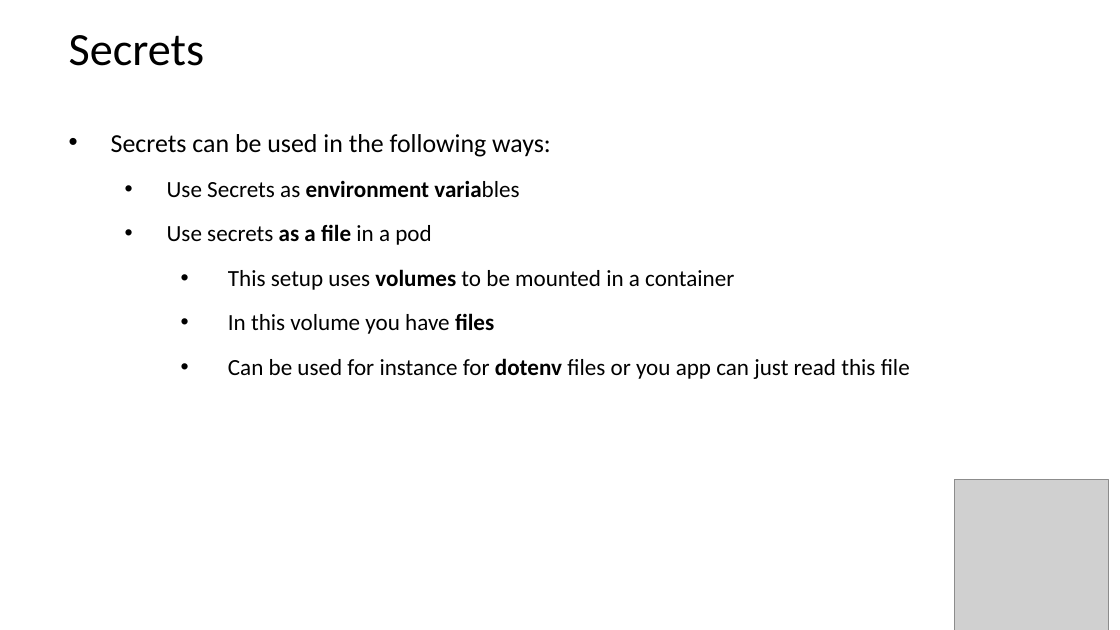
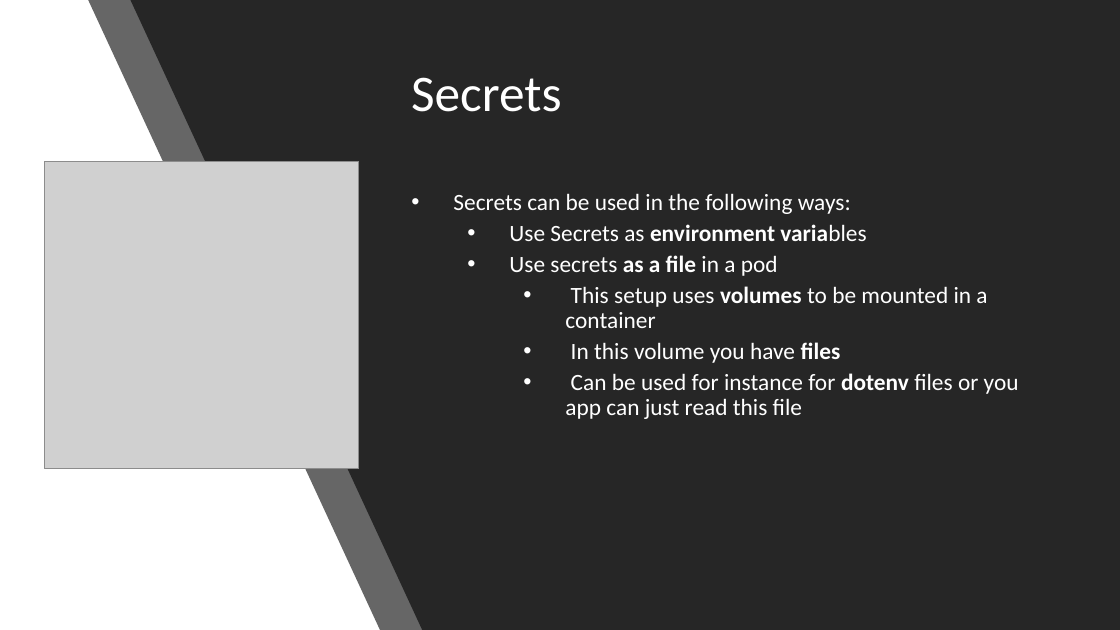
Before and after one commit to MohanRamadoss/kubernetes, a slide deck: slide 2 of 12-Secrets/Secrets.pptx. Drawn at 1120x630 pixels with LibreOffice and Linux fonts; fonts in the diff are those of the drawing; grey boxes stand for pictures. Boxes give left, top, right and bottom in pixels: in the first picture for what was removed or moved away, otherwise in the second. Text is boxed around its words. In the diff, an @@ line names an element or a change of style, - is before the commit and + after.

```diff
--- a/12-Secrets/Secrets.pptx
+++ b/12-Secrets/Secrets.pptx
@@ background #FFFFFF to #000000 @@
@@ rectangle added at (0,0,1120,630), fill #FFFFFF @@
@@ freeform shape added at (88,0,1119,630), fill #262626 at 70% opacity @@
@@ freeform shape added at (130,0,1120,630), fill #262626 @@
@@ title "Secrets": place and size @@
-title "Secrets" at (69,35,204,66)
+title "Secrets" at (411,77,562,112)
@@ title "Secrets" at (411,77,562,112): size 39.6 to 44 pt, text colour #000000 to #FFFFFF @@
@@ picture: place and size @@
-picture at (954,480,1108,630)
+picture at (45,161,360,469)
@@ text "Secrets can be used in ...": place and size @@
-text "Secrets can be used in ..." at (111,134,910,379)
+text "Secrets can be used in ..." at (453,193,1019,419)
@@ text "Secrets can be used in ..." at (453,193,1019,419): size 22.2 to 20 pt in "Secrets can be used in the following ..."; text colour #000000 to #FFFFFF; size 19.7 to 20 pt in "Use Secrets as environment variables", "Use secrets as a file in a ...", "This setup uses volumes to be mounted ...", "In this volume you have files" and 1 more places; line spacing 1.4 to 0.9 @@
```
Also in this commit, not shown: 4 other slides changed, 1 slide added, 1 slide removed, 8 other files.
